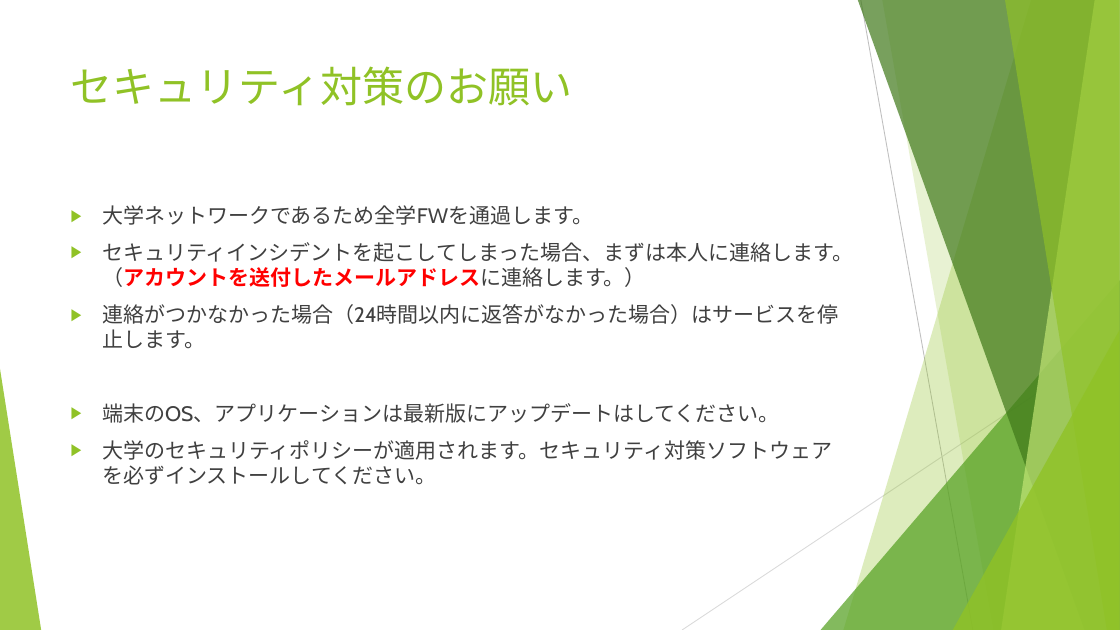
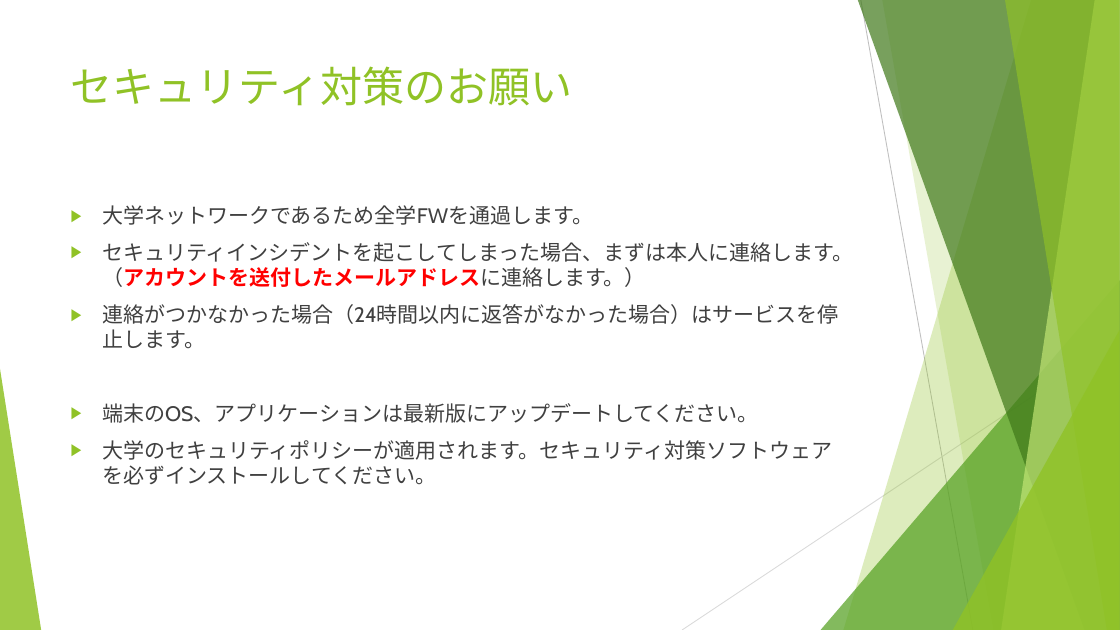
Before and after one commit to utelecon/utelecon.github.io, a slide deck: slide 9 of events/2021-09-15/slides/03-vpn-wifi.pptx (slide 8 before the commit). Drawn at 1120x630 pixels with LibreOffice and Linux fonts; fonts in the diff are those of the drawing. Boxes give left, top, right and bottom in pixels: in the first picture for what was removed or moved away, otherwise in the second. Text is boxed around its words. In the diff, an @@ line names an element or a change of style, - is before the commit and + after.

```diff
--- a/events/2021-09-15/slides/03-vpn-wifi.pptx
+++ b/events/2021-09-15/slides/03-vpn-wifi.pptx
@@ text at <box>102,403,759,423</box>: text changed @@
-▶ 端末のOS、アプリケーションは最新版にアップデートはしてください。
+▶ 端末のOS、アプリケーションは最新版にアップデートしてください。
```
Also in this commit, not shown: 9 other slides changed, 1 other file.
